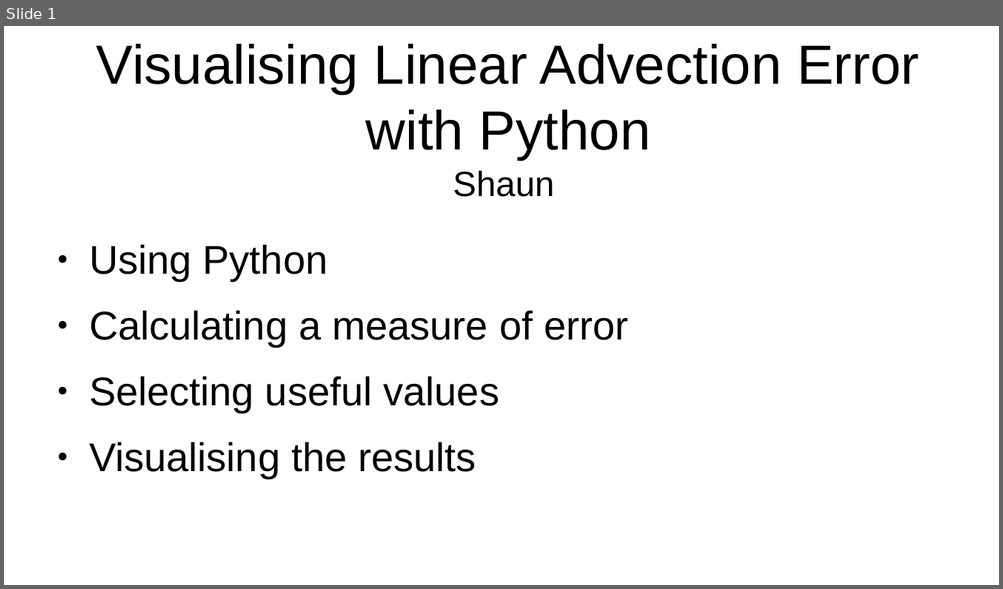
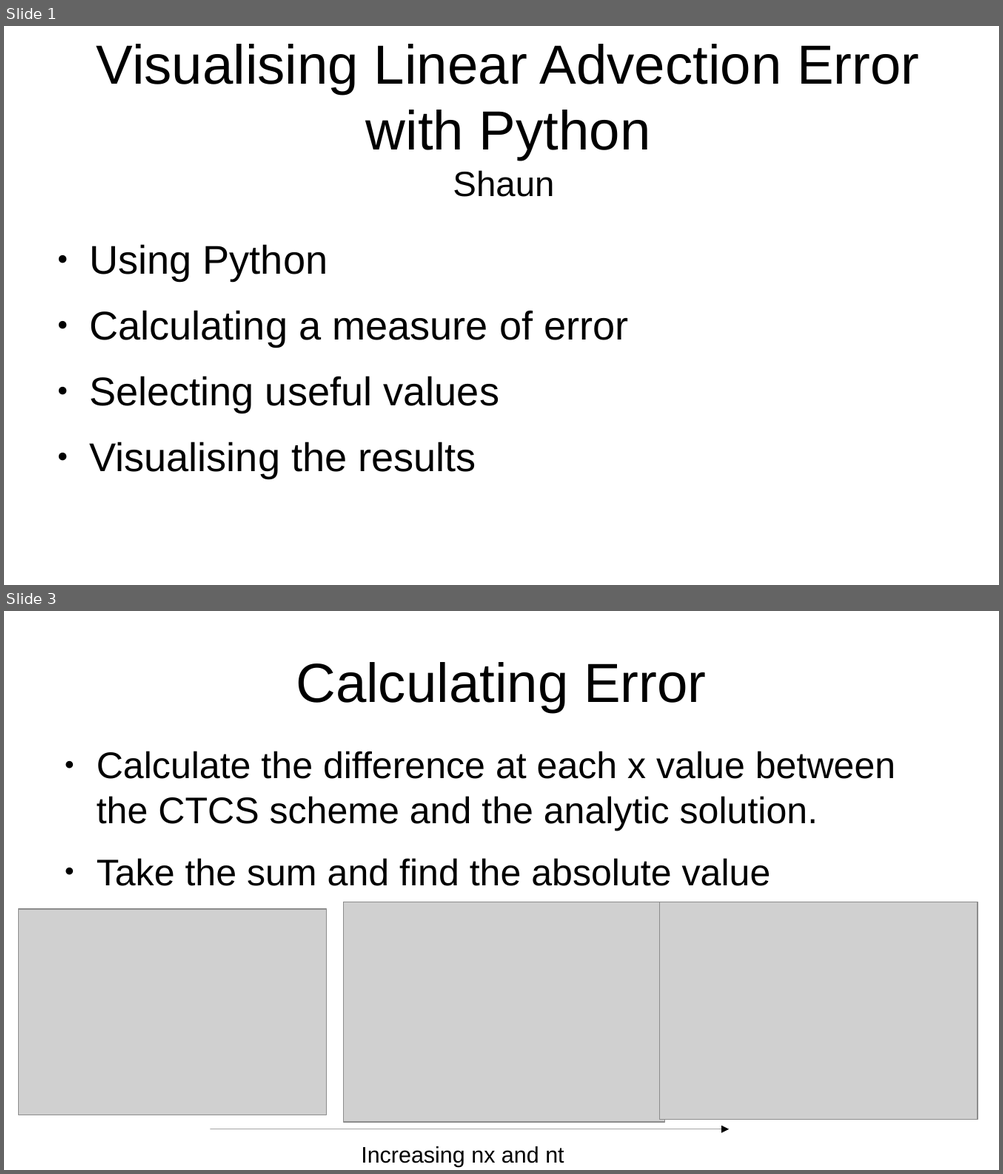
Before and after one commit to smd62/numerics, a slide deck: LinAdvecPresentation.odp. Shown one above the other, each under a label of ours: slide 1 before the commit, slides 1 and 3 after it; the slides between them are not shown. The pictures are 1003x589 and 1003x1174 pixels, drawn with LibreOffice and Linux fonts; fonts in the diff are those of the drawing; grey boxes stand for pictures. Boxes give left, top, right and bottom in pixels: in the first picture for what was removed or moved away, otherwise in the second. Text is boxed around its words. In the diff, an @@ line names an element or a change of style, - is before the commit and + after.

```diff
--- a/LinAdvecPresentation.odp
+++ b/LinAdvecPresentation.odp
@@ slide 3 added at box(4, 611, 999, 1170), background #FFFFFF @@
@@ title added at box(296, 662, 706, 712), 44 pt, text #000000 @@
+Calculating Error
@@ text added at box(96, 751, 895, 886), 29.6 pt, text #000000 @@
+● Calculate the difference at each x value between the CTCS scheme and the analytic solution.
+● Take the sum and find the absolute value
@@ picture added at box(19, 910, 326, 1116) @@
@@ picture added at box(344, 903, 665, 1123) @@
@@ picture added at box(660, 903, 978, 1120) @@
@@ arrow added from (210, 1130) to (728, 1130), #000000 0 pt @@
@@ text added at box(361, 1147, 563, 1167), 18 pt, text #000000 @@
+Increasing nx and nt
```
Also in this commit, not shown: 1 slide changed, 1 slide removed, 1 other file.
